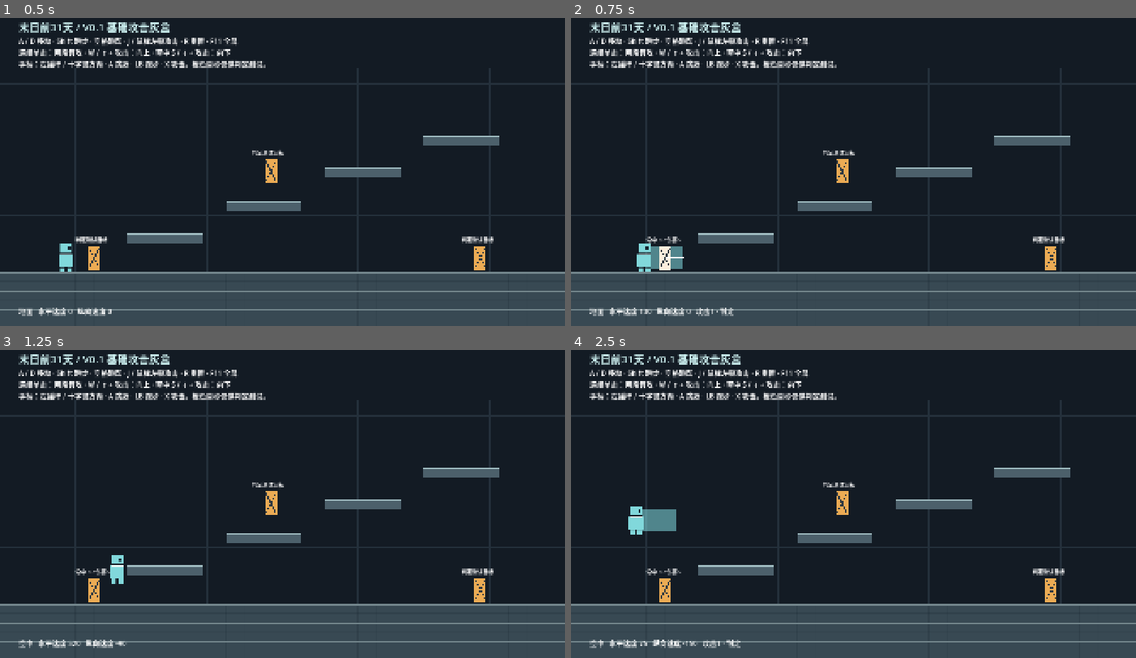
Above: before the commit, frames 1-4 (two rows, left to right).
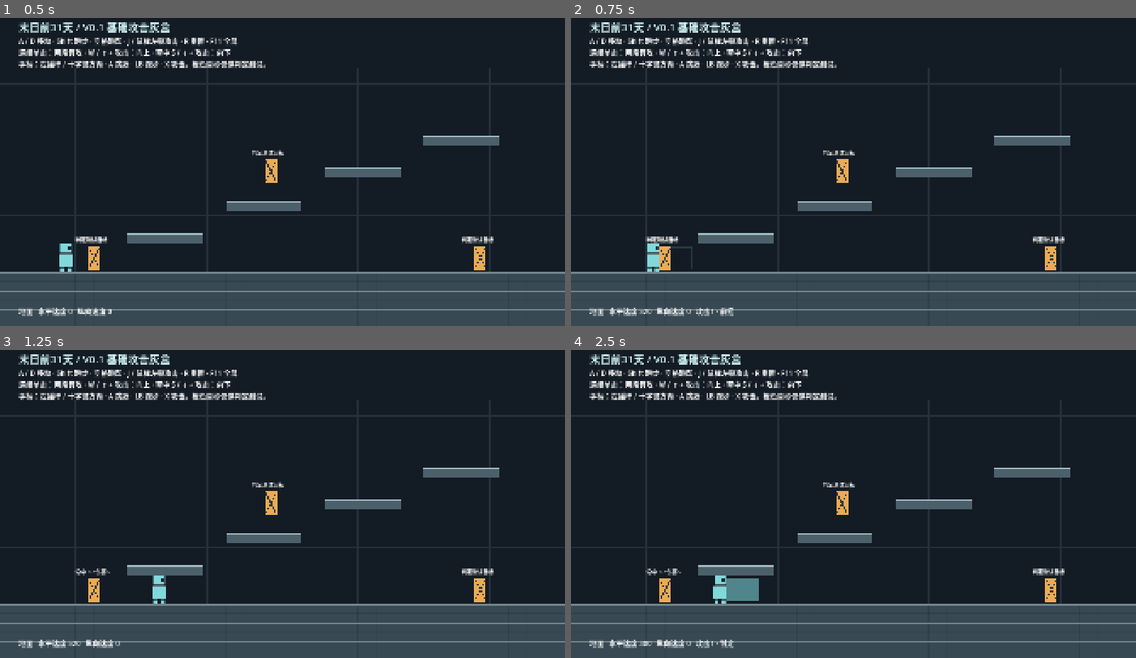
Above: after the commit, the same moments.

Repository: aiother/31DAYS-A
Game: Godot game, scene res://debug/combat_lab.tscn
Same seed, same stepped clock (60 frames per second), same inputs: the game is played once before the commit and once after it.
Inputs:
- Up to frame 1 (0.5 s): no input
- Up to frame 2 (0.75 s): tap Enter at 0.5 s; hold D (move_right) from 0.53 s (still down); hold Shift (run) from 0.53 s (still down); tap J (attack) at 0.6 s
- Up to frame 3 (1.25 s): keep holding D (move_right); keep holding Shift (run); tap Space (jump) at 0.77, 1.07 s
- Up to frame 4 (2.5 s): release D (move_right) at 1.28 s; release Shift (run) at 1.28 s; hold A (move_left) 1.28-2.03 s; tap Shift (run) at 1.35 s; tap Space (jump) at 1.52, 1.55, 1.82 s; hold D (move_right) from 2.03 s (still down); hold Space (jump) from 2.03 s (still down); tap J (attack) at 2.3 s

Frame 1 is identical in both runs. In frame 2, 0.8% of the frame differs, in the area x 11-29%, y 70-97%; in frame 3, 0.5%; in frame 4, 1.6%, in the area x 3-34%, y 50-97%.

Commit message:
feat: revise down-attack bounce and running combo timing per Oct 15 feedback

Diff:
--- a/game/player/player_combat.gd
+++ b/game/player/player_combat.gd
@@ -14,7 +14,12 @@
 var combo_step: int = 0
 var attack_id: int = 0
 var _phase_remaining: float = 0.0
-var _combo_remaining: float = 0.0
+var running_attack: bool = false
+var _clock: float = 0.0
+var _last_press_time: float = -1000.0
+var _buffer_press_time: float = -1000.0
+var _buffer_combo_step: int = 1
+var _timing_multiplier: float = 1.0
 var _buffer_remaining: float = 0.0
 var _last_combo_step: int = 0
 var _hit_targets: Dictionary[int, bool] = {}
@@ -29,17 +34,17 @@
 
 func reset_combo() -> void:
 	_last_combo_step = 0
-	_combo_remaining = 0.0
+	_last_press_time = -1000.0
 	_buffer_remaining = 0.0
 
 ## The physical player explicitly calls this; execution order is deterministic.
 func tick(delta: float) -> void:
+	_clock += delta
 	_buffer_remaining = maxf(0.0, _buffer_remaining - delta)
-	if phase == Phase.IDLE:
-		_combo_remaining = maxf(0.0, _combo_remaining - delta)
-		if _combo_remaining == 0.0:
-			_last_combo_step = 0
 	if Input.is_action_just_pressed("attack") and player.landing_lock_remaining <= 0.0:
+		_buffer_press_time = _clock
+		var in_combo_window: bool = _buffer_press_time - _last_press_time <= config.combo_timeout + 0.00001
+		_buffer_combo_step = 2 if _last_combo_step == 1 and in_combo_window else 1
 		_buffer_remaining = config.input_buffer
 	if phase != Phase.IDLE:
 		_phase_remaining -= delta
@@ -59,13 +64,17 @@
 		direction = Vector2.UP
 	else:
 		direction = Vector2(player.facing, 0.0)
-	combo_step = 2 if _last_combo_step == 1 else 1
+	combo_step = _buffer_combo_step
+	_last_press_time = _buffer_press_time
 	_last_combo_step = combo_step
+	# Snapshot on starting the swing; releasing run cannot shorten its recovery.
+	running_attack = Input.is_action_pressed("run") and not is_zero_approx(Input.get_axis("move_left", "move_right"))
+	_timing_multiplier = config.running_timing_multiplier if running_attack else 1.0
 	attack_id += 1
 	_hit_targets.clear()
 	_bounced = false
 	phase = Phase.WINDUP
-	_phase_remaining = config.windup
+	_phase_remaining = config.windup * _timing_multiplier
 	var shape: RectangleShape2D = hit_shape.shape as RectangleShape2D
 	shape.size = config.side_size if direction.y == 0.0 else config.vertical_size
 	hitbox.position = Vector2(direction.x * config.side_offset, -48.0 + direction.y * config.vertical_offset)
@@ -78,10 +87,9 @@
 			_phase_remaining = config.active_duration
 		Phase.ACTIVE:
 			phase = Phase.RECOVERY
-			_phase_remaining = config.recovery_second if combo_step == 2 else config.recovery_first
+			_phase_remaining = (config.recovery_second if combo_step == 2 else config.recovery_first) * _timing_multiplier
 		Phase.RECOVERY:
 			phase = Phase.IDLE
-			_combo_remaining = config.combo_timeout
 			attack_finished.emit()
 
 ## Query the Hitbox geometry after move_and_slide, only during active frames.
--- a/game/player/player_controller.gd
+++ b/game/player/player_controller.gd
@@ -16,6 +16,7 @@
 var _jump_consumed: bool = false
 var _fall_start_y: float = 0.0
 var _was_descending: bool = false
+var _bounce_rising: bool = false
 
 func _ready() -> void:
 	assert(movement != null, "Assign MovementConfig before running player")
@@ -26,6 +27,7 @@
 	var grounded: bool = is_on_floor()
 	landing_lock_remaining = maxf(0.0, landing_lock_remaining - delta)
 	if grounded:
+		_bounce_rising = false
 		_edge_remaining = movement.edge_grace_time
 		_last_floor_x = global_position.x
 		_jump_consumed = false
@@ -37,9 +39,6 @@
 	_update_facing(axis, delta)
 	combat.tick(delta)
 	var speed: float = movement.run_speed if Input.is_action_pressed("run") else movement.walk_speed
-	if combat.is_attacking():
-		speed *= combat.config.movement_scale
-		velocity.x = clampf(velocity.x, -speed, speed)
 	var target: float = axis * speed
 	if _turn_remaining > 0.0:
 		target = 0.0
@@ -51,17 +50,19 @@
 	if Input.is_action_just_pressed("jump") and not _jump_consumed and (grounded or edge_allowed) and landing_lock_remaining <= 0.0 and not combat.is_attacking():
 		combat.reset_combo()
 		velocity.y = -movement.jump_speed
+		_bounce_rising = false
 		_hold_remaining = movement.jump_hold_duration
 		_jump_consumed = true
 		_edge_remaining = 0.0
 	if velocity.y < 0.0:
-		if not Input.is_action_pressed("jump"):
+		if not _bounce_rising and not Input.is_action_pressed("jump"):
 			velocity.y = maxf(velocity.y, -movement.jump_release_speed)
 			_hold_remaining = 0.0
 		var gravity_scale: float = movement.held_gravity_scale if _hold_remaining > 0.0 and Input.is_action_pressed("jump") else 1.0
 		velocity.y += movement.gravity * gravity_scale * delta
 		_hold_remaining = maxf(0.0, _hold_remaining - delta)
 	else:
+		_bounce_rising = false
 		velocity.y = minf(velocity.y + movement.gravity * movement.fall_gravity_scale * delta, movement.max_fall_speed)
 	var descending: bool = velocity.y > 0.0 and not grounded
 	if descending and not _was_descending:
@@ -70,6 +71,7 @@
 	var impact_speed: float = velocity.y
 	move_and_slide()
 	if is_on_ceiling():
+		_bounce_rising = false
 		_hold_remaining = 0.0
 	if is_on_floor() and not grounded and impact_speed > 0.0:
 		var hard: bool = global_position.y - _fall_start_y >= movement.hard_landing_distance
@@ -79,8 +81,9 @@
 	combat.resolve_hits()
 
 func bounce_from_down_attack() -> void:
-	# Same release speed as a tap jump; never hold-extend this hit bounce.
-	velocity.y = -movement.jump_release_speed
+	# Height scales with speed squared. Jump release must not cut this bounce.
+	velocity.y = -movement.jump_release_speed * sqrt(combat.config.down_bounce_height_multiplier)
+	_bounce_rising = true
 	_hold_remaining = 0.0
 	_jump_consumed = true
 	_edge_remaining = 0.0
--- a/game/systems/combat/attack_config.gd
+++ b/game/systems/combat/attack_config.gd
@@ -6,9 +6,10 @@
 @export var active_duration: float = 0.10
 @export var recovery_first: float = 0.14
 @export var recovery_second: float = 0.28
-@export var combo_timeout: float = 0.40
+@export var combo_timeout: float = 0.50
 @export var input_buffer: float = 0.18
-@export var movement_scale: float = 0.25
+@export var running_timing_multiplier: float = 2.0
+@export var down_bounce_height_multiplier: float = 2.0
 @export var first_knockback: float = 140.0
 @export var second_knockback: float = 230.0
 @export var up_knockback: float = 280.0
--- a/game/tests/test_combat.gd
+++ b/game/tests/test_combat.gd
@@ -122,11 +122,11 @@
 	Input.action_press("move_right")
 	await _ticks(12)
 	await _press()
-	_check(absf(_player.velocity.x) <= _player.movement.run_speed * _combat.config.movement_scale + 0.1, "attack immediately reduces running speed")
+	_check(absf(_player.velocity.x - _player.movement.run_speed) < 1.0, "attack preserves full running speed")
 	var x: float = _player.global_position.x
 	Input.action_press("jump")
 	await _ticks(4)
-	_check(_player.is_on_floor() and _player.global_position.x > x, "attack permits slow movement but blocks jump cancel")
+	_check(_player.is_on_floor() and _player.global_position.x > x, "attack permits full movement but blocks jump cancel")
 	await _reset()
 	Input.action_press("aim_down")
 	await _press()
--- /dev/null
+++ b/game/tests/test_combat_revision.gd
@@ -0,0 +1,126 @@
+extends SceneTree
+var _checks: int = 0
+var _failures: int = 0
+var _world: Node2D
+var _player: PlayerController
+var _combat: PlayerCombat
+
+func _initialize() -> void:
+	_run.call_deferred()
+
+func _check(ok: bool, message: String) -> void:
+	_checks += 1
+	if ok:
+		print("PASS: " + message)
+	else:
+		_failures += 1
+		push_error("FAIL: " + message)
+
+func _ticks(count: int) -> void:
+	for i: int in range(count):
+		await physics_frame
+		await process_frame
+
+func _reset() -> void:
+	for action: StringName in InputMap.get_actions():
+		Input.action_release(action)
+	await _ticks(65)
+	_combat.reset_combo()
+	_player.position = Vector2(224, 880)
+	_player.velocity = Vector2.ZERO
+	await _ticks(8)
+
+func _press() -> void:
+	Input.action_press("attack")
+	await _ticks(1)
+	Input.action_release("attack")
+
+func _measure_phases(running: bool, step: int) -> Vector3i:
+	await _reset()
+	if step == 2:
+		await _press()
+		await _ticks(23)
+	if running:
+		Input.action_press("run")
+		Input.action_press("move_right")
+	await _press()
+	var counts: Vector3i = Vector3i.ZERO
+	for i: int in range(80):
+		match _combat.phase:
+			PlayerCombat.Phase.WINDUP: counts.x += 1
+			PlayerCombat.Phase.ACTIVE: counts.y += 1
+			PlayerCombat.Phase.RECOVERY: counts.z += 1
+			_: break
+		if not _combat.is_attacking():
+			break
+		if running and i == 1:
+			Input.action_release("run")
+			Input.action_release("move_right")
+		await _ticks(1)
+	return counts
+
+func _measure_bounce(multiplier: float, hold_jump: bool) -> float:
+	await _reset()
+	_player.position = Vector2(224, 500)
+	await _ticks(1)
+	_combat.config.down_bounce_height_multiplier = multiplier
+	if hold_jump:
+		Input.action_press("jump")
+	_player.bounce_from_down_attack()
+	var start: float = _player.position.y
+	var highest: float = start
+	for i: int in range(40):
+		await _ticks(1)
+		highest = minf(highest, _player.position.y)
+		if _player.velocity.y >= 0.0:
+			break
+	return start - highest
+
+func _run() -> void:
+	var packed: PackedScene = load("res://debug/movement_lab.tscn") as PackedScene
+	_world = packed.instantiate() as Node2D
+	root.add_child(_world)
+	_player = _world.get_node("Player") as PlayerController
+	_combat = _player.combat
+	await _ticks(10)
+	for step: int in [1, 2]:
+		var normal: Vector3i = await _measure_phases(false, step)
+		var running: Vector3i = await _measure_phases(true, step)
+		_check(absi(running.x - normal.x * 2) <= 1, "running step %d doubles windup: %s / %s" % [step, running, normal])
+		_check(absi(running.z - normal.z * 2) <= 1, "running step %d doubles recovery even after releasing run" % step)
+		_check(running.y == normal.y, "running step %d preserves active duration" % step)
+	for interval: int in [29, 30, 31]:
+		await _reset()
+		await _press()
+		await _ticks(interval - 1)
+		await _press()
+		_check(_combat.combo_step == (2 if interval <= 30 else 1), "combo press interval %d frames respects inclusive 0.5s limit" % interval)
+	# A running first attack exceeds 0.5s overall: eligibility uses press time,
+	# not the later time at which a buffered second swing starts.
+	await _reset()
+	Input.action_press("run")
+	Input.action_press("move_right")
+	await _press()
+	await _ticks(28)
+	await _press()
+	await _ticks(9)
+	_check(_combat.combo_step == 2, "running combo accepts a timely buffered press after 0.5s execution delay")
+	await _reset()
+	Input.action_press("move_right")
+	await _ticks(10)
+	await _press()
+	_check(absf(_player.velocity.x - _player.movement.walk_speed) < 1.0, "walking attack retains walking speed")
+	await _reset()
+	Input.action_press("run")
+	await _press()
+	_check(not _combat.running_attack, "run key without movement does not double attack timing")
+	var old_height: float = await _measure_bounce(1.0, false)
+	var new_height: float = await _measure_bounce(2.0, false)
+	_check(new_height / old_height > 1.95 and new_height / old_height < 2.15, "bounce height roughly doubles at 60Hz: %.2f -> %.2f" % [old_height, new_height])
+	var held_height: float = await _measure_bounce(2.0, true)
+	_check(absf(new_height - held_height) < 0.1, "jump hold/release cannot alter hit bounce height")
+	Input.action_release("jump")
+	_world.queue_free()
+	await process_frame
+	print("COMBAT_REVISION_TESTS checks=%d failures=%d" % [_checks, _failures])
+	quit(1 if _failures else 0)
Not shown, added: game/tests/test_combat_revision.gd.uid
Not shown, changed: Words/T1_核心玩法与玩家操作.md
Not shown, changed: Words/T2_战斗系统.md
Not shown, changed: Words/T3_可能性_基础属性_成长_死亡.md
